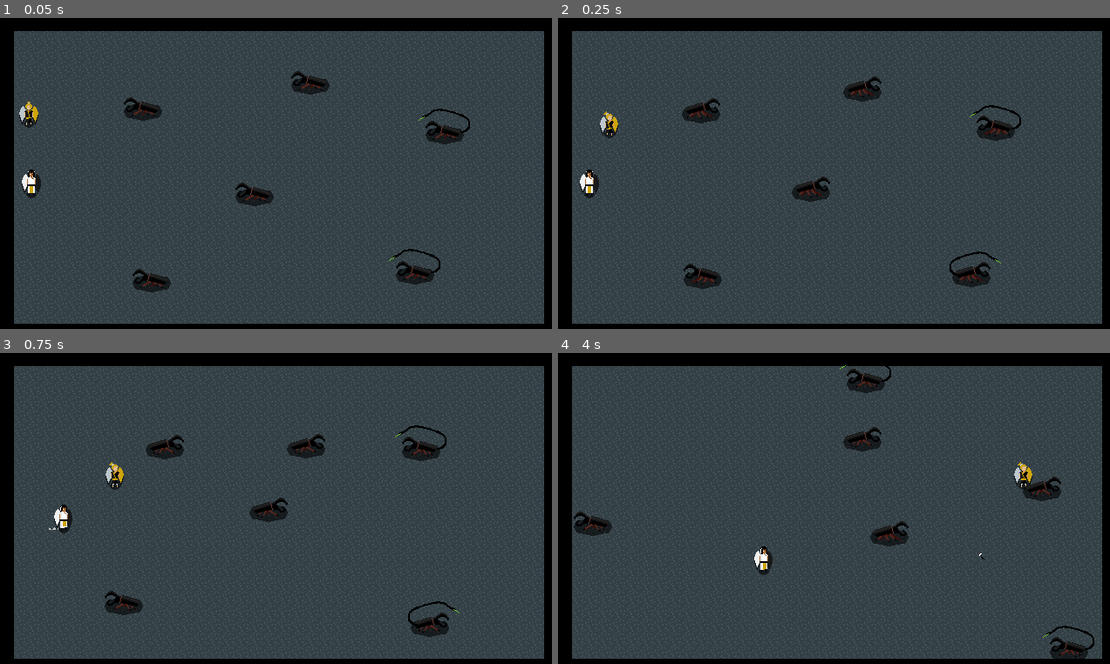
Above: before the commit, frames 1-4 (two rows, left to right).
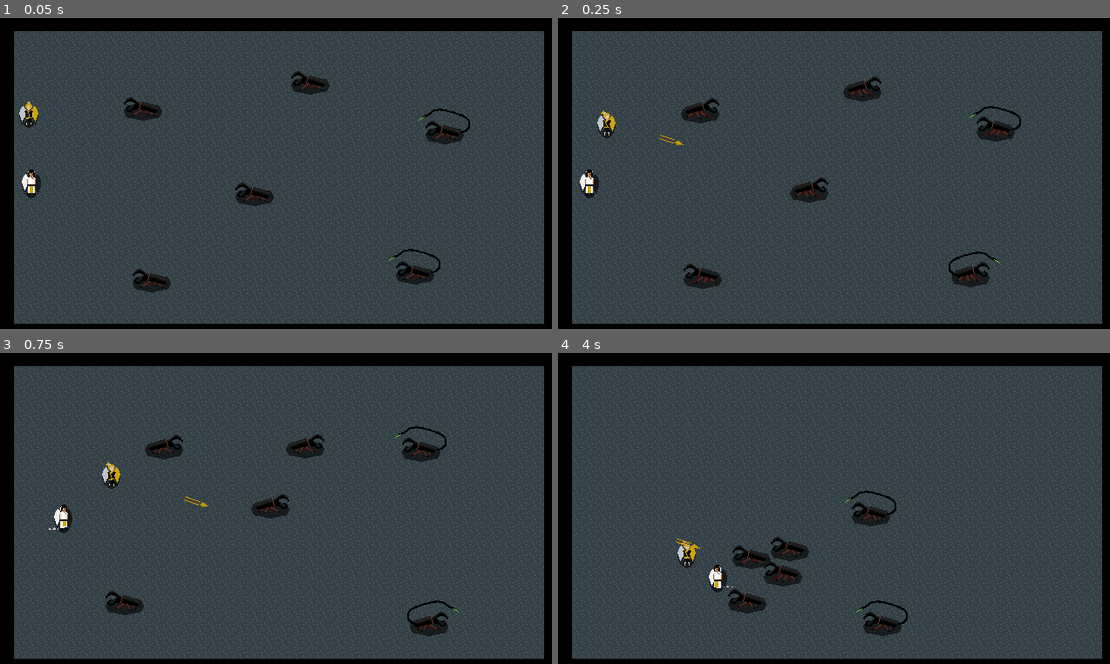
Above: after the commit, the same moments.

Repository: mitchellh5/simple_top_down_game_1.0
Game: Godot game, scene res://world/rath's subhive/rath's_subhive_1.tscn
Two runs of this game, one before a commit and one after it. Both use one fixed random seed, a clock stepped at 60 frames per second and the inputs below. This scene is started directly instead of the project's main scene.
Inputs (mouse positions are in pixels of both pictures, inside the frame that each line leads up to):
- Up to frame 1 (0.05 s): no input
- Up to frame 2 (0.25 s): no input
- Up to frame 3 (0.75 s): move the mouse to (402, 492) at 0.52 s; hold Right (move_right) from 0.53 s (still down); hold Right mouse button (secondary_attack) from 0.53 s (still down)
- Up to frame 4 (4 s): move the mouse to (723, 524) at 1.27 s; release Right (move_right) at 1.28 s; release Right mouse button (secondary_attack) at 1.28 s; hold Down (move_down) 1.28-2.03 s; tap Space (advance_dialogue) at 1.35 s; right-click (723, 524) at 1.55 s; move the mouse to (894, 440) at 2.02 s; hold Right (move_right) 2.03-2.78 s; hold E (interact) 2.03-2.78 s; right-click (894, 440) at 2.3 s; move the mouse to (806, 570) at 2.77 s; hold Up (move_up) 2.78-3.53 s; click (806, 570) at 2.85 s; right-click (806, 570) at 3.05 s; move the mouse to (1005, 555) at 3.52 s; hold Left (move_left) from 3.53 s (still down); hold Right mouse button (secondary_attack) from 3.53 s (still down)

Frame 1 is identical in both runs. In frame 2, 0.8% of the frame differs, in the area x 7-84%, y 25-87%; in frame 3, 1.1%; in frame 4, 5.2%, in the area x 2-98%, y 3-99%.

Commit message:
Working on some issues with collecting Life with Scythio when he is set as the companion.

Diff:
--- a/scenes/characters/scythio.tscn
+++ b/scenes/characters/scythio.tscn
@@ -921,6 +921,9 @@
 [sub_resource type="RectangleShape2D" id="RectangleShape2D_jnlrw"]
 size = Vector2(26, 28)
 
+[sub_resource type="CircleShape2D" id="CircleShape2D_wcscq"]
+radius = 288.0
+
 [sub_resource type="CircleShape2D" id="CircleShape2D_ww6x6"]
 radius = 142.004
 
@@ -983,6 +986,16 @@
 
 [node name="CollisionShape2D" type="CollisionShape2D" parent="PrimAtkRange"]
 shape = SubResource("RectangleShape2D_jnlrw")
+debug_color = Color(0.718829, 0.480597, 5.77569e-07, 0.42)
+
+[node name="SecAtkRange" type="Area2D" parent="."]
+unique_name_in_owner = true
+collision_layer = 3
+collision_mask = 3
+
+[node name="CollisionShape2D" type="CollisionShape2D" parent="SecAtkRange"]
+shape = SubResource("CircleShape2D_wcscq")
+debug_color = Color(0.85258, 0.370438, 1.92523e-07, 0.42)
 
 [node name="InteractionArea" type="Area2D" parent="."]
 unique_name_in_owner = true
@@ -995,6 +1008,7 @@
 one_shot = true
 
 [node name="Sec_Atk_Cooldown" type="Timer" parent="."]
+wait_time = 5.0
 one_shot = true
 
 [node name="StateMachine" type="Node" parent="." node_paths=PackedStringArray("initial_scythio_state")]
@@ -1026,13 +1040,18 @@
 scythio = NodePath("../..")
 scythio_animation = NodePath("../../AnimatedSprite2D")
 
-[node name="SecondaryAttack" type="Node" parent="StateMachine"]
+[node name="SecondaryAttack" type="Node" parent="StateMachine" node_paths=PackedStringArray("scythio", "scythio_animation")]
 script = ExtResource("9_wcscq")
+scythio = NodePath("../..")
+scythio_animation = NodePath("../../AnimatedSprite2D")
 
 [connection signal="body_entered" from="PlayerDetection" to="." method="_on_player_detection_body_entered"]
 [connection signal="body_exited" from="PlayerDetection" to="." method="_on_player_detection_body_exited"]
 [connection signal="body_entered" from="PrimAtkRange" to="." method="_on_prim_atk_range_body_entered"]
 [connection signal="body_exited" from="PrimAtkRange" to="." method="_on_prim_atk_range_body_exited"]
+[connection signal="body_entered" from="SecAtkRange" to="." method="_on_prim_atk_range_body_entered"]
+[connection signal="body_exited" from="SecAtkRange" to="." method="_on_sec_atk_range_body_exited"]
+[connection signal="body_exited" from="SecAtkRange" to="." method="_on_prim_atk_range_body_exited"]
 [connection signal="body_entered" from="InteractionArea" to="." method="_on_interaction_area_body_entered"]
 [connection signal="timeout" from="Prim_Atk_Cooldown" to="StateMachine/PrimaryAttack" method="_on_prim_atk_cooldown_timeout"]
 [connection signal="timeout" from="Sec_Atk_Cooldown" to="StateMachine/PrimaryAttack" method="_on_prim_atk_cooldown_timeout"]
--- a/scenes/weapons/famine.tscn
+++ b/scenes/weapons/famine.tscn
@@ -29,7 +29,7 @@
 [node name="CollisionShape2D" type="CollisionShape2D" parent="Area2D"]
 visible = false
 shape = SubResource("RectangleShape2D_akf0a")
-debug_color = Color(0.640111, 0.524831, 0, 0.42)
+debug_color = Color(0.580655, 0.551752, 3.85046e-07, 0.42)
 
 [node name="Timer" type="Timer" parent="."]
 wait_time = 0.05
--- a/scenes/weapons/life.tscn
+++ b/scenes/weapons/life.tscn
@@ -1,16 +1,34 @@
-[gd_scene load_steps=2 format=3 uid="uid://dktkod1so1h67"]
+[gd_scene load_steps=5 format=3 uid="uid://dktkod1so1h67"]
 
 [ext_resource type="Script" uid="uid://brl2nfmp63msd" path="res://scripts/weapons/life.gd" id="1_gq7ib"]
+[ext_resource type="Texture2D" uid="uid://cfh3i6q40px05" path="res://assets/alpha/Weapons/Life.png" id="2_ajuuw"]
+
+[sub_resource type="RectangleShape2D" id="RectangleShape2D_4d3il"]
+size = Vector2(11, 5)
+
+[sub_resource type="RectangleShape2D" id="RectangleShape2D_ajuuw"]
+size = Vector2(31, 11)
 
 [node name="Life" type="CharacterBody2D"]
 script = ExtResource("1_gq7ib")
 
+[node name="Life" type="Sprite2D" parent="."]
+texture = ExtResource("2_ajuuw")
+
 [node name="CollisionShape2D" type="CollisionShape2D" parent="."]
-
-[node name="AnimatedSprite2D" type="AnimatedSprite2D" parent="."]
+visible = false
+position = Vector2(9.5, 0)
+shape = SubResource("RectangleShape2D_4d3il")
 
 [node name="Area2D" type="Area2D" parent="."]
+visible = false
 
 [node name="CollisionShape2D" type="CollisionShape2D" parent="Area2D"]
+position = Vector2(0.5, -0.5)
+shape = SubResource("RectangleShape2D_ajuuw")
+debug_color = Color(0.576356, 0.553516, 0, 0.42)
 
 [node name="Timer" type="Timer" parent="."]
+
+[connection signal="body_entered" from="Area2D" to="." method="_on_area_2d_body_entered"]
+[connection signal="timeout" from="Timer" to="." method="_on_timer_timeout"]
--- a/scripts/characters/scythio.gd
+++ b/scripts/characters/scythio.gd
@@ -14,8 +14,15 @@
 @onready var atk_area = get_node("%PrimAtkHB")					#Sets up primary attack hit box
 @onready var player_detect = get_node("%PlayerDetection")		#Sets up player detection area
 @onready var prim_atk_range = get_node("%PrimAtkRange")			#Sets up primary attack range area to detect when enemy is within primary attack range (companion mode only)
+@onready var sec_atk_range = get_node("%SecAtkRange")
 @onready var interact_area = get_node("%InteractionArea")
 @onready var atk_cooldown_timer: Timer = $Prim_Atk_Cooldown
+
+#Variabls used for Life (secondary attack)
+var target_pos: Vector2												#Tracks the target position so that Life always spawns from Mynra's current position
+var throw_dir: Vector2												#Tracks the direction we want to throw Life in
+const LIFE_PATH = preload("res://scenes/weapons/life.tscn")			#Preloads Life as a scene so that it can be thrown and caught by Mynra
+
 
 #Tracks if Scythio is the current player character, or a companion (set to false by default)
 @onready var player = false
@@ -30,8 +37,8 @@
 var angle : float				#Tracks the direction Mynra is facing
 var player_direction : Vector2	#Used to track the direction the player was last facing for idling
 var health = 10					#Sets health value for Mynra
-var ammo = 1					#Sets ammo for Famine (1, because there is only one)
-var collectable: bool			#Sets variable to determine if Famine is currently collectable
+var ammo = 1					#Sets ammo for Life (1, because there is only one)
+var collectable: bool			#Sets variable to determine if Life is currently collectable
 var damaged = false				#Used for state transitions
 var damageable = true			#Used for i-frames
 var damage_rate : int			#Used for determining how much damage the player takes from an attack
@@ -40,6 +47,7 @@
 var arlithon_in_prim_atk_range : bool
 var arlithon_in_sec_atk_range : bool
 var target_arlithon : CharacterBody2D
+var sec_atk_cooldown : bool = false
 
 #Runs on startup
 func _ready():
@@ -48,6 +56,7 @@
 	atk_area.monitoring = true
 	player_detect.monitoring = true
 	prim_atk_range.monitoring = true
+	sec_atk_range.monitoring = true
 	interact_area.monitoring = true
 
 
@@ -91,6 +100,13 @@
 				arlithon_in_prim_atk_range = false
 				#print("I'm an idiot swinging in the wind, ungabungabingaboo")
 
+		for body in $SecAtkRange.get_overlapping_bodies():
+			if body == target_arlithon:
+				#print("Enemy spotted!")
+				arlithon_in_sec_atk_range = true
+			#elif body != target_arlithon && arlithon_in_sec_atk_range:
+				#arlithon_in_sec_atk_range = false
+
 	#print(arlithon_in_prim_atk_range)
 	#print(target_arlithon)
 	#_check_player_range()
@@ -116,10 +132,25 @@
 	if body == target_arlithon:
 		arlithon_in_prim_atk_range = false
 
+func _on_sec_atk_range_body_exited(body: Node2D) -> void:
+	if body == target_arlithon:
+		#print("Mission failed, we'll get 'em next time.")
+		arlithon_in_sec_atk_range = false
+
 #func _on_prim_atk_range_body_entered(body: Node2D) -> void:
 	#if body == target_arlithon:
 		##print("Enemy spotted!")
 		#arlithon_in_prim_atk_range = true
+
+func collect_life():
+	print("Life collected")
+	ammo = 1
+	_secondary_atk_cd()
+
+func _secondary_atk_cd():
+	sec_atk_cooldown = true
+	await get_tree().create_timer(5).timeout
+	sec_atk_cooldown = false
 
 func _unhandled_input(event: InputEvent) -> void:
 	if event.is_action_pressed("interact"):
--- a/scripts/states/scythio_states/scythio_hunt_arlithons.gd
+++ b/scripts/states/scythio_states/scythio_hunt_arlithons.gd
@@ -77,8 +77,12 @@
 #Handles transitioning between states
 func _on_next_transitions() -> void:
 
+	print(scythio.arlithon_in_sec_atk_range, scythio.target_arlithon.is_alive, scythio.ammo, scythio.arlithon_in_prim_atk_range)
+
 	if arlithons.is_empty() || !one_still_lives || scythio.target_arlithon == $"<Freed Object>":
 		transition.emit("FollowPlayer")
+	elif scythio.arlithon_in_sec_atk_range && scythio.target_arlithon.is_alive && scythio.ammo >= 0 && !scythio.arlithon_in_prim_atk_range && !scythio.sec_atk_cooldown:
+		transition.emit("SecondaryAttack")
 	elif scythio.arlithon_in_prim_atk_range && scythio.target_arlithon.is_alive:
 		transition.emit("PrimaryAttack")
 	elif (scythio.at_player) && (arlithons.is_empty() || !one_still_lives):
--- a/scripts/states/scythio_states/scythio_sec_atk.gd
+++ b/scripts/states/scythio_states/scythio_sec_atk.gd
@@ -55,7 +55,7 @@
 				scythio_animation.play("Sec_Atk_L")
 
 			# Instantiate and throw Famine
-			var famine = scythio.FAMINE_PATH.instantiate()
+			var famine = scythio.LIFE_PATH.instantiate()
 			famine.aim_famine(scythio.global_position, scythio.global_position + throw_direction * 100)  # Apply direction
 			get_parent().add_child(famine)
 
@@ -77,9 +77,9 @@
 				scythio_animation.play("Sec_Atk_L")
 
 			# Instantiate and throw Famine
-			var famine = scythio.FAMINE_PATH.instantiate()
-			famine.aim_famine(scythio.global_position, scythio.global_position + throw_direction * 100)  # Apply direction
-			get_parent().add_child(famine)
+			var life = scythio.FAMINE_PATH.instantiate()
+			life.aim_famine(scythio.global_position, scythio.global_position + throw_direction * 100)  # Apply direction
+			get_parent().add_child(life)
 
 			# Update ammo and manage collectability
 			scythio.ammo = 0
@@ -88,60 +88,86 @@
 			scythio.collectable = true
 
 func secondary_attack_companion():
+	#print("Scythio prepares an attack")
 	if !is_animating && scythio.target_arlithon.is_alive && !atk_on_cooldown && scythio.arlithon_in_sec_atk_range && scythio.ammo > 0:
+		print("Scythio has an attack locked on")
 		is_animating = true
 		atk_on_cooldown = true
 		scythio.atk_cooldown_timer.start()
 
+		# Detect direction for animation and aiming
+		var throw_direction: Vector2
 
-		var input_velocity = scythio.target_arlithon.global_position - scythio.global_position	#Gets the direction scythio is currently attacking in
+		throw_direction = scythio.target_arlithon.global_position - scythio.global_position
 
-		var direction = scythio.target_arlithon.global_position - scythio.global_position
-		var abs_x = abs(direction.x)
-		var abs_y = abs(direction.y)
+		print("LIFE_PATH:", scythio.LIFE_PATH)
 
-		var bodies = scythio.atk_area.get_overlapping_bodies()
+		# Ensure a valid throw direction
+		#print(throw_direction)
+		if throw_direction.length():
+			# Determine the angle for animation
+			var throw_angle = rad_to_deg(throw_direction.angle())
+			if throw_angle >= -45 and throw_angle < 45:
+				scythio_animation.play("Sec_Atk_R")
+			elif throw_angle >= 45 and throw_angle < 135:
+				scythio_animation.play("Sec_Atk_D")
+			elif throw_angle >= -135 and throw_angle < -45:
+				scythio_animation.play("Sec_Atk_U")
+			else:
+				scythio_animation.play("Sec_Atk_L")
 
-		scythio.velocity = Vector2.ZERO
+			# Instantiate and throw Famine
+			var life = scythio.LIFE_PATH.instantiate()
+			life.aim_famine(scythio.global_position, scythio.global_position + throw_direction * 100)  # Apply direction
+			get_parent().add_child(life)
 
-		if abs_x > abs_y:
-			if direction.x > 0:
-				scythio.atk_area.rotation_degrees = 180
-				scythio_animation.play("Prim_Atk_R")
+			# Update ammo and manage collectability
+			scythio.ammo = 0
+			scythio.collectable = false
+			await get_tree().create_timer(0.05).timeout
+			scythio.collectable = true
+
+		else:
+			if scythio_animation.animation == "Idle_R":
+				throw_direction = Vector2(1, 0)
+				scythio_animation.play("Sec_Atk_R")
+			elif scythio_animation.animation in ["Idle1_D", "Idle2_D", "Idle3_D"]:
+				throw_direction = Vector2(0, 1)
+				scythio_animation.play("Sec_Atk_D")
 			else:
-				scythio.atk_area.rotation_degrees = 0
-				scythio_animation.play("Prim_Atk_L")
-		else:
-			if direction.y > 0:
-				scythio.atk_area.rotation_degrees = -90
-				scythio_animation.play("Prim_Atk_D")
-			else:
-				scythio.atk_area.rotation_degrees = 90
-				scythio_animation.play("Prim_Atk_U")
+				throw_direction = Vector2(-1, 0)
+				scythio_animation.play("Sec_Atk_L")
 
-		for body in bodies:
-			if body.has_method("take_damage"):
-				body.take_damage()
+			# Instantiate and throw Famine
+			var life = scythio.FAMINE_PATH.instantiate()
+			life.aim_famine(scythio.global_position, scythio.global_position + throw_direction * 100)  # Apply direction
+			get_parent().add_child(life)
+
+			# Update ammo and manage collectability
+			scythio.ammo = 0
+			scythio.collectable = false
+			await get_tree().create_timer(0.05).timeout
+			scythio.collectable = true
 
 func _on_sec_atk_cooldown_timeout() -> void:
 	atk_on_cooldown = false
 
 #Handles transitioning between states
 func _on_next_transitions() -> void:
-	if is_animating:
-		return
-
 	if scythio.damaged:
 		transition.emit("Damaged")
+	elif scythio.player:
+		pass
 	else:
-		if Game_Input_Events.is_movement_input():
-			transition.emit("Movement")
-		elif Game_Input_Events.is_prim_attacking():
-			transition.emit("Primary_Attack")
-		elif Game_Input_Events.is_dashing():
-			transition.emit("Dash")
-		elif !Game_Input_Events.is_movement_input():
-			transition.emit("Idle")
+		if arlithons.is_empty() && !scythio.at_player:
+			transition.emit("FollowPlayer")
+			#print("Tried to transition to FP")
+		elif !arlithons.is_empty() && !scythio.target_arlithon.is_alive:
+			transition.emit("HuntArlithons")
+			#print("Tried to transition to HA 1")
+		elif !arlithons.is_empty() && !scythio.arlithon_in_prim_atk_range:
+			transition.emit("HuntArlithons")
+			#print("Tried to transition to HA 2")
 
 #Ensures the animation has finished to avoid overlapping animations
 func _on_animation_finished():
--- a/scripts/states/scythio_states/scythio_state_machine.gd
+++ b/scripts/states/scythio_states/scythio_state_machine.gd
@@ -48,4 +48,4 @@
 
 	current_scythio_state = new_scythio_state
 	current_scythio_state_name = current_scythio_state.name.to_lower()
-	#print("Current State: ", current_scythio_state_name)
+	print("Current State: ", current_scythio_state_name)
--- a/scripts/weapons/life.gd
+++ b/scripts/weapons/life.gd
@@ -14,12 +14,12 @@
 
 var collectable: bool = false 	#Makes sure it's collection status remains synced with Mynra's to avoid issues of duplication or entirely deleting Famine from the scene
 var distance_travelled = 0		#Tracks how far Famine has traveled from Mynra
-var returning: bool = false		#Tells Famine when it is time to start returning to Mynra
 
 #Runs at start up (when Famine is thrown by Mynra)
 func _ready():
 	#Starts timer (0.05s) to track when it is okay to return to Mynra
 	$Timer.start()
+	collectable = false
 
 func aim_famine(position, target_pos):
 	global_position = position
@@ -31,57 +31,42 @@
 
 	#Tracks how far Famine has traveled in reference to its range
 	#and begins returning to Mynra once it has surpassed its range
-	rotation += PI/4
 	distance_travelled += SPEED * delta
 	if distance_travelled > RANGE:
-		#print("Maximum distance traveled.")
-		returning = true
+		pass
 
 	#As long as Famine hasn't exceeded its range, it will continue
 	#to travel across the scene in the direction it was thrown
-	if returning == false:
+	if distance_travelled <= RANGE:
 		position += dir * SPEED * delta
 		move_and_slide()
 	else:
-		return_to_mynra()	#Runs the "return_to_mynra()" function once Famine has exceeded its range of attack
+		return_to_mynra()
 
 #Once the timer (0.05s) has ended, it marks Famine as "collectable"
-func _on_timer_timeout():
+func _on_timer_timeout() -> void:
 	collectable = true
 	#print("Famine is now collectable!")
 
-#Checks collisions Famine has with characters, enemies, and walls
-func _on_area_2d_body_entered(body):
+func _on_area_2d_body_entered(body: Node2D) -> void:
 
 	#When famine collides with Mynra, as long as it is marked as collectable
 	#It frees itself from the queue and signals to Mynra that it has been collected
-	if body == character && collectable == true:
-		#print("Famine has returned to Mynra")
+	#print("Attempted to be collected")
+	print(collectable)
+	print(character)
+	if collectable:
+		print("Famine has returned to Mynra")
 		queue_free()
-		if body.has_method("collect_famine"):
-			body.collect_famine()
+		print("Life has returned to Scythio")
 
 	#When Famine hits an arlithon, it signals to the arlithon to take
 	#damage, then begins to return to Mynra if it's collectable
 	elif body.has_method("take_damage"):
 		body.take_damage()
 
-		#Famine makes sure that it is collectable before returning to Mynra. If it isn't,
-		#it waits for 0.07s, then returns to Mynra since by then it will be collectable.
-		#This exists to avoid issues in cases where the player is throwing Famine at an
-		#arlithon or wall at point-blank range
-		if collectable == true:
-			returning = true
-		else:
-			await get_tree().create_timer(0.07).timeout
-			returning = true
-
 	elif body.is_in_group("walls"):
-		if collectable == true:
-			returning = true
-		else:
-			await get_tree().create_timer(0.07).timeout
-			returning = true
+		pass
 
 #This function is used to have Famine track back towards Mynra for collection
 func return_to_mynra():
Binary file changed: assets/alpha/Weapons/Life.png
Not shown: 1 places in scenes/characters/scythio.tscn that only renumber resources
Not shown, added: scenes/weapons/life.tscn31694034085.tmp
